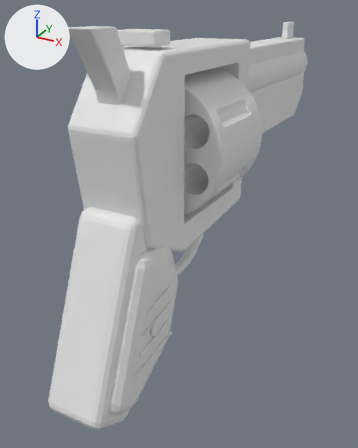
The glTF model public/assets/revolver.glb, before and after one commit.
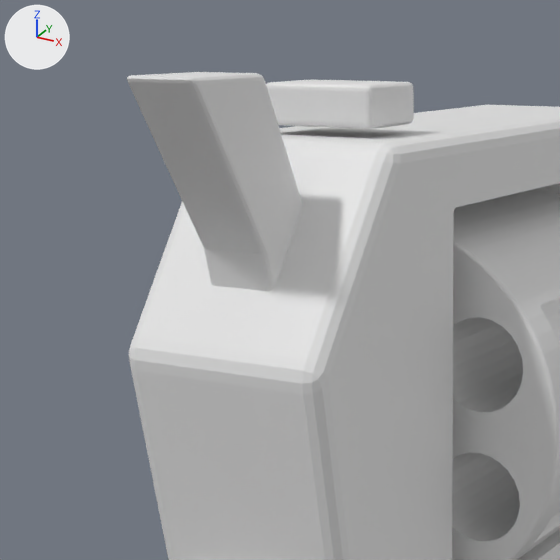
Old and new are each drawn whole from a camera (50 mm lens) standing at (0.1393, -0.2438, 0.0439) and looking at (-0.0134, 0.034, -0.0949) and again close up on the part from 6% to 62% of the width and 0% to 45% of the height. Lighting does not change. The marker at upper left points along +X, +Y and +Z. The last two pictures show the newer version. Where no turn or scale is listed for an object, it has been applied to the vertices. Vertices at exactly the same position are counted once.

Names of what the first close-up shows: 'weapon_Charcoal_blued_steel', 'weapon_Charcoal_blued_steel.001', 'weapon_Charcoal_blued_steel.003', 'weapon_Recess_/_rubber'.
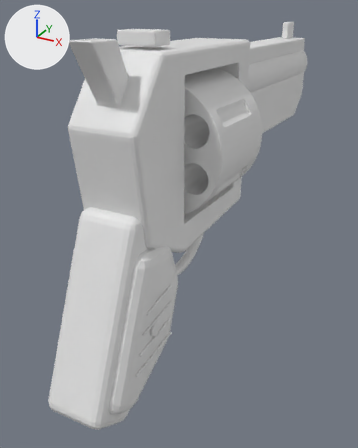
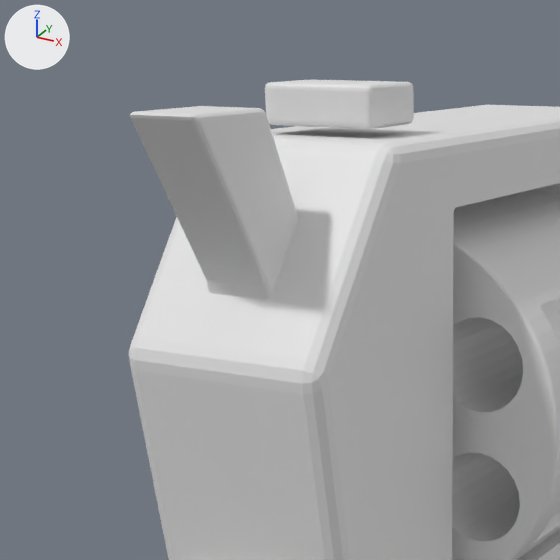
Commit message: Clear the revolver hammer from the sight picture; check it for all six weapons

The change, as a list of edits to the scene's bpy script:
```text
Change me_hammer:
    used by ob_weapon_charcoal_blued_steel_003; location = (0.0, 0.0, 0.0)
    remove me_hammer.from_pydata(...)  # 104 vertices, 204 faces; spans x -0.0065..0.0065, y -0.0747..-0.0363, z -0.0266..0.036
    add me_hammer.from_pydata(...)  # 104 vertices, 204 faces; spans x -0.0065..0.0065, y -0.0747..-0.0363, z -0.0316..0.031
    me_hammer part 1: the whole mesh is moved by (0.0, 0.0, -0.005)
```

Changed parts and their boxes [x1, y1, x2, y2] in the close-ups (560 x 560 px):
'weapon_Charcoal_blued_steel.003', moved
    before: [127, 72, 303, 291]
    after: [130, 106, 298, 299]
